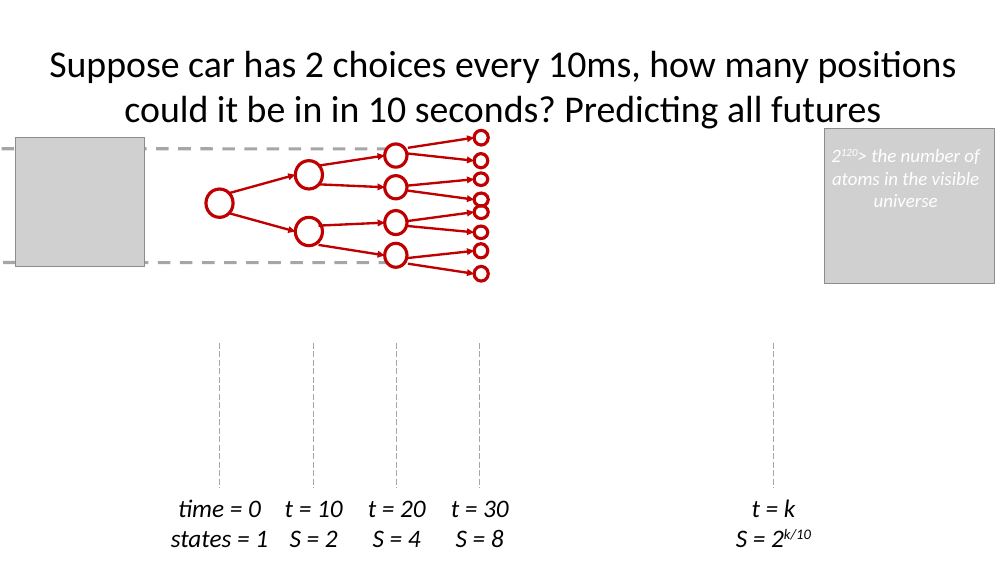
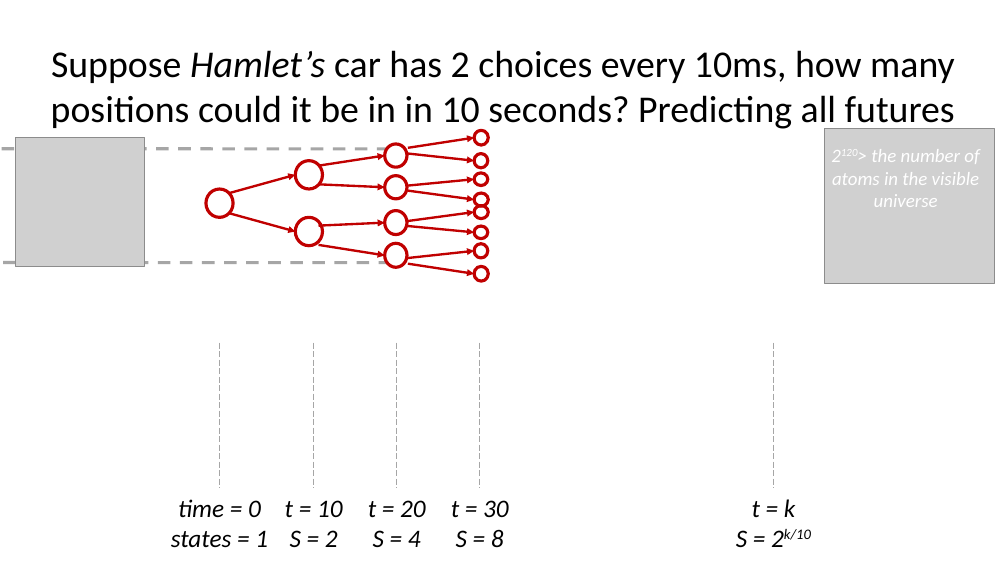
Before and after one commit to sayanmitracode/cpsbooksite, a slide deck: slide 9 of Slides/Introduction-cps.pptx. Drawn at 1008x567 pixels with LibreOffice and Linux fonts; fonts in the diff are those of the drawing; grey boxes stand for pictures. Boxes give left, top, right and bottom in pixels: in the first picture for what was removed or moved away, otherwise in the second. Text is boxed around its words. In the diff, an @@ line names an element or a change of style, - is before the commit and + after.

```diff
--- a/Slides/Introduction-cps.pptx
+++ b/Slides/Introduction-cps.pptx
@@ title at [51,50,955,132]: text changed @@
-Suppose car has 2 choices every 10ms, how many positions could it be in in 10 seconds? Predicting all futures
+Suppose Hamlet’s car has 2 choices every 10ms, how many positions could it be in in 10 seconds? Predicting all futures
```
Also in this commit, not shown: 8 other slides changed, 4 slides added, 2 slides removed.
